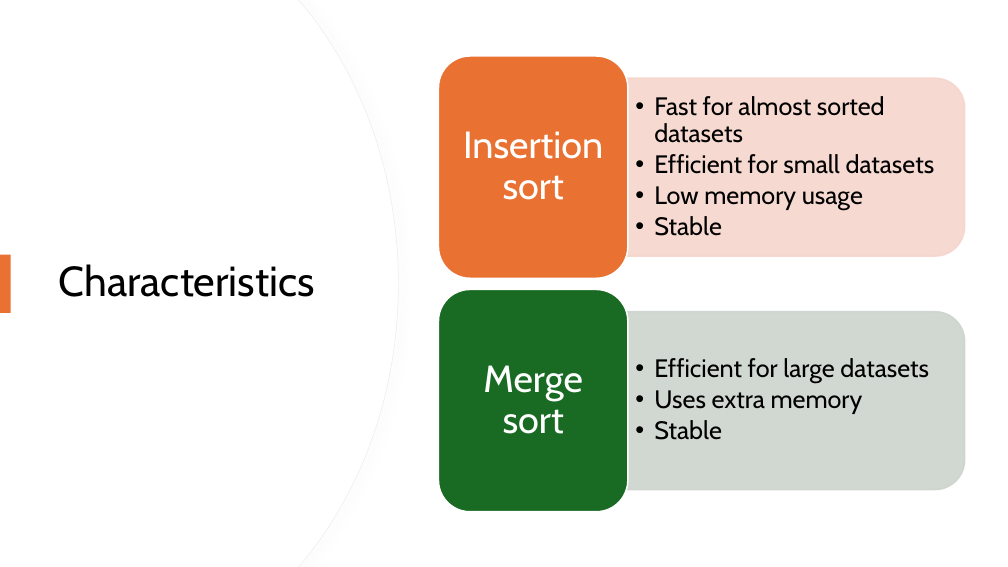
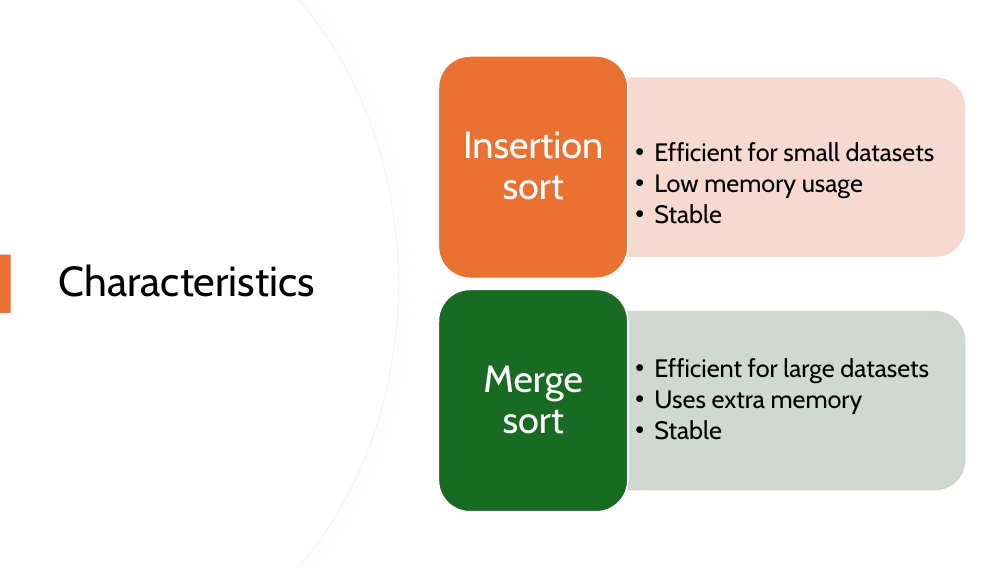
Before and after one commit to RobertNagy299/dsa-i-teaching, a slide deck: slide 25 of MyOwnPresentations/Sorting_Algorithms_V.pptx (slide 22 before the commit). Drawn at 1008x567 pixels with LibreOffice and Linux fonts; fonts in the diff are those of the drawing. Boxes give left, top, right and bottom in pixels: in the first picture for what was removed or moved away, otherwise in the second. Text is boxed around its words. In the diff, an @@ line names an element or a change of style, - is before the commit and + after.

```diff
--- a/MyOwnPresentations/Sorting_Algorithms_V.pptx
+++ b/MyOwnPresentations/Sorting_Algorithms_V.pptx
@@ text at [654, 96, 885, 143]: paragraph removed @@
-  • Fast for almost sorted datasets
```
Also in this commit, not shown: 2 other slides changed, 44 slides added, 1 slide removed.
